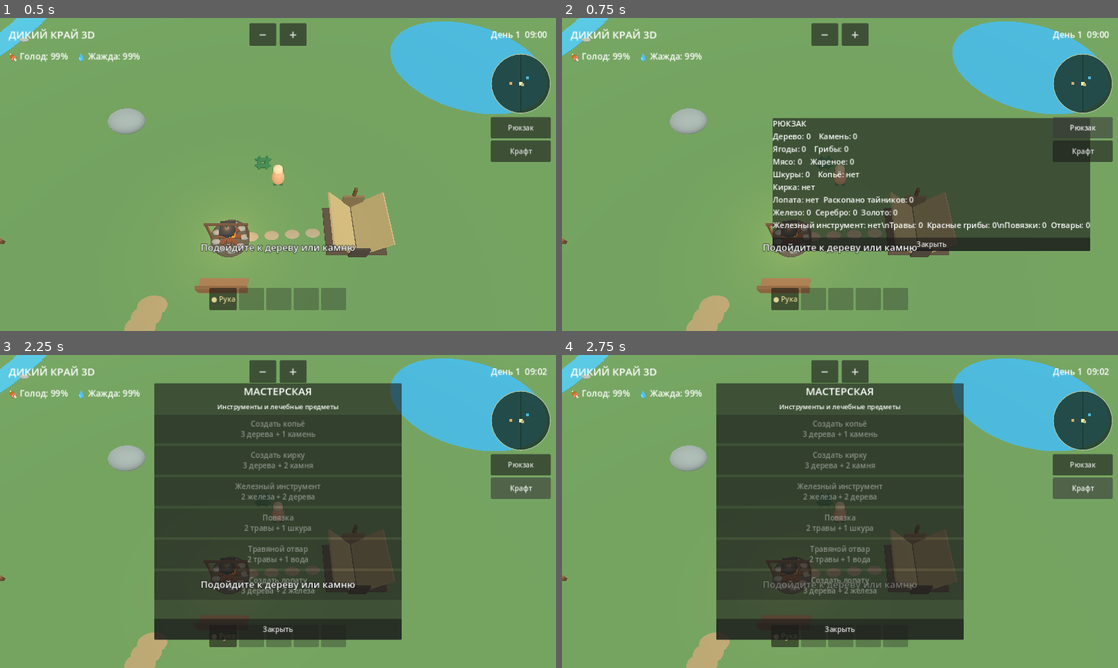
Above: before the commit, frames 1-4 (two rows, left to right).
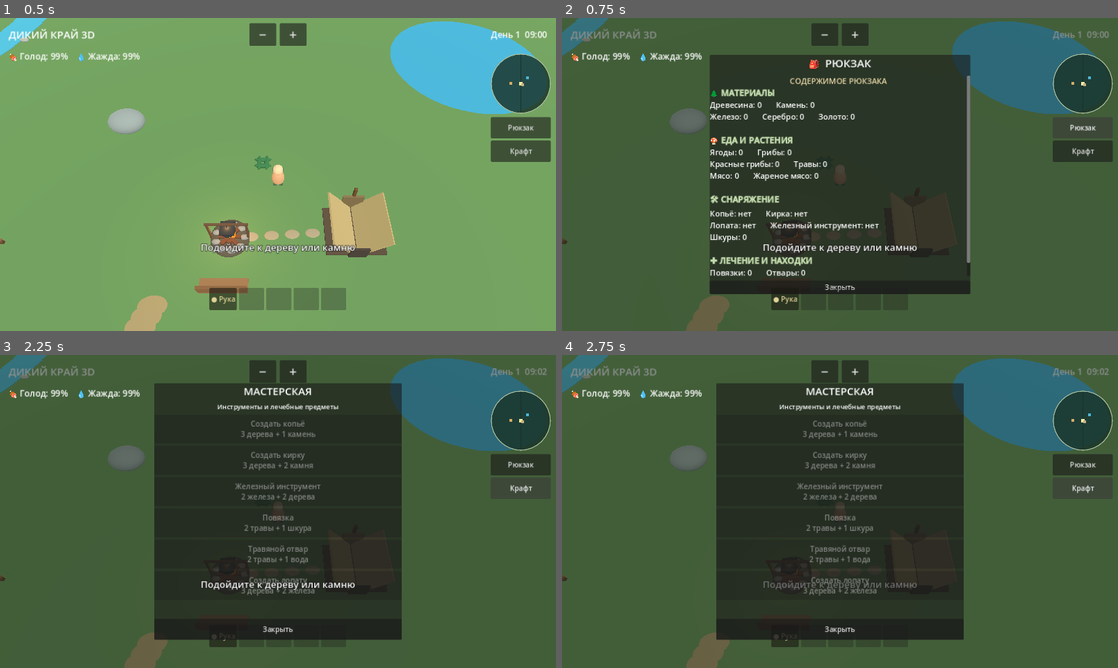
Above: after the commit, the same moments.

Repository: hjz2tz7cgv-ctrl/DikiyKrayGodot
Game: Godot game, scene res://scenes/main.tscn
Two runs of this game, one before a commit and one after it. Both use one fixed random seed, a clock stepped at 60 frames per second and the inputs below.
Inputs:
- Up to frame 1 (0.5 s): no input
- Up to frame 2 (0.75 s): click "Рюкзак" at 0.5 s
- Up to frame 3 (2.25 s): click "Закрыть" at 1.25 s; click "Крафт" at 2 s
- Up to frame 4 (2.75 s): no input

Frame 1 is identical in both runs. In frame 2, 88% of the frame differs, in the area x 0-100%, y 0-100%; in frame 3, 71%; in frame 4, 71%.

Commit message:
Add files via upload

Diff:
--- a/scripts/main.gd
+++ b/scripts/main.gd
@@ -106,7 +106,8 @@
 var last_hint_message := ""
 var progress_bar: ProgressBar
 var bag_panel: PanelContainer
-var bag_label: Label
+var bag_label: RichTextLabel
+var modal_shield: ColorRect
 var action_button: Button
 var nearby_button: Button
 var nearby_touch_ids: Dictionary = {}
@@ -889,16 +890,29 @@
     progress_bar.custom_minimum_size.y = 22
     progress_bar.visible = false
     bottom.add_child(progress_bar)
+    # Полноэкранный перехватчик касаний позади окон. Не пропускает ввод в 3D-мир.
+    modal_shield = ColorRect.new()
+    modal_shield.set_anchors_and_offsets_preset(Control.PRESET_FULL_RECT)
+    modal_shield.color = Color(0.04, 0.07, 0.05, 0.48)
+    modal_shield.mouse_filter = Control.MOUSE_FILTER_STOP
+    modal_shield.visible = false
+    root.add_child(modal_shield)
     bag_panel = PanelContainer.new()
     root.add_child(bag_panel)
     bag_panel.set_anchors_preset(Control.PRESET_CENTER)
-    bag_panel.offset_left = -155
-    bag_panel.offset_right = 155
-    bag_panel.offset_top = -130
-    bag_panel.offset_bottom = 130
+    var bag_screen := get_viewport().get_visible_rect().size
+    var bag_width := minf(600.0, bag_screen.x - 38.0)
+    var bag_height := minf(550.0, bag_screen.y - 44.0)
+    bag_panel.offset_left = -bag_width * 0.5
+    bag_panel.offset_right = bag_width * 0.5
+    bag_panel.offset_top = -bag_height * 0.5
+    bag_panel.offset_bottom = bag_height * 0.5
+    bag_panel.mouse_filter = Control.MOUSE_FILTER_STOP
     bag_panel.visible = false
     var bag_col := VBoxContainer.new()
-    bag_col.add_theme_constant_override("separation", 8)
+    bag_col.size_flags_horizontal = Control.SIZE_EXPAND_FILL
+    bag_col.size_flags_vertical = Control.SIZE_EXPAND_FILL
+    bag_col.add_theme_constant_override("separation", 10)
     bag_panel.add_child(bag_col)
     survival_label = Label.new()
     survival_label.set_anchors_preset(Control.PRESET_TOP_WIDE)
@@ -909,8 +923,20 @@
     survival_label.add_theme_font_size_override("font_size", 20)
     survival_label.mouse_filter = Control.MOUSE_FILTER_IGNORE
     root.add_child(survival_label)
-    bag_label = Label.new()
-    bag_label.add_theme_font_size_override("font_size", 18)
+    var bag_title := Label.new()
+    bag_title.text = "🎒  РЮКЗАК"
+    bag_title.horizontal_alignment = HORIZONTAL_ALIGNMENT_CENTER
+    bag_title.add_theme_font_size_override("font_size", 25)
+    bag_col.add_child(bag_title)
+    bag_label = RichTextLabel.new()
+    bag_label.bbcode_enabled = true
+    bag_label.scroll_active = true
+    bag_label.fit_content = false
+    bag_label.size_flags_horizontal = Control.SIZE_EXPAND_FILL
+    bag_label.size_flags_vertical = Control.SIZE_EXPAND_FILL
+    bag_label.add_theme_font_size_override("normal_font_size", 18)
+    bag_label.add_theme_font_size_override("bold_font_size", 19)
+    bag_label.mouse_filter = Control.MOUSE_FILTER_STOP
     bag_col.add_child(bag_label)
     # Рюкзак показывает только предметы; все действия вынесены в кнопку «Действие».
     # Действия у костра и воды теперь находятся рядом с объектами, не в рюкзаке.
@@ -987,6 +1013,7 @@
     craft_panel.offset_top = -craft_height * 0.5
     craft_panel.offset_bottom = craft_height * 0.5
     craft_panel.visible = false
+    craft_panel.mouse_filter = Control.MOUSE_FILTER_STOP
     var craft_layout := VBoxContainer.new()
     craft_layout.size_flags_horizontal = Control.SIZE_EXPAND_FILL
     craft_layout.size_flags_vertical = Control.SIZE_EXPAND_FILL
@@ -1185,6 +1212,8 @@
         action_menu.visible = false
         bag_panel.visible = false
         sleep_panel.visible = false
+    if modal_shield != null:
+        modal_shield.visible = _interface_modal_open()
     _update_ui()
 
 func _tool_owned(tool_id: String) -> bool:
@@ -1286,6 +1315,8 @@
         _release_gameplay_touches()
         action_menu.visible = false
         craft_panel.visible = false
+    if modal_shield != null:
+        modal_shield.visible = _interface_modal_open()
     _update_nearby_action()
     _update_ui()
 
@@ -1326,12 +1357,20 @@
         var hour := int(day_clock) % 24
         var minute := int((day_clock - floor(day_clock)) * 60.0)
         time_label.text = "День %d  %02d:%02d" % [day_count, hour, minute]
-    bag_label.text = "РЮКЗАК\nДерево: %d    Камень: %d\nЯгоды: %d    Грибы: %d\nМясо: %d    Жареное: %d\nШкуры: %d    Копьё: %s\nКирка: %s" % [inventory["wood"], inventory["stone"], inventory["berry"], inventory["mushroom"], inventory["meat"], inventory["cooked_meat"], inventory["hide"], "есть" if has_spear else "нет", "есть" if has_pickaxe else "нет"]
-    bag_label.text += "\nЛопата: %s  Раскопано тайников: %d" % ["есть" if has_shovel else "нет", _dug_cache_count()]
-    bag_label.text += "\nЖелезо: %d  Серебро: %d  Золото: %d\nЖелезный инструмент: %s" % [inventory["iron"], inventory["silver"], inventory["gold"], "есть" if has_iron_tool else "нет"]
-    bag_label.text += "\\nТравы: %d  Красные грибы: %d\\nПовязки: %d  Отвары: %d" % [inventory["herb"], inventory["poison_mushroom"], inventory["bandage"], inventory["herbal_tea"]]
+    var bag_text := "[center][color=#e8d7a8]СОДЕРЖИМОЕ РЮКЗАКА[/color][/center]\n"
+    bag_text += "[color=#c3dcae][b]🌲 МАТЕРИАЛЫ[/b][/color]\n"
+    bag_text += "Древесина: %d       Камень: %d\nЖелезо: %d       Серебро: %d       Золото: %d\n\n" % [inventory["wood"], inventory["stone"], inventory["iron"], inventory["silver"], inventory["gold"]]
+    bag_text += "[color=#c3dcae][b]🍄 ЕДА И РАСТЕНИЯ[/b][/color]\n"
+    bag_text += "Ягоды: %d       Грибы: %d\nКрасные грибы: %d       Травы: %d\nМясо: %d       Жареное мясо: %d\n\n" % [inventory["berry"], inventory["mushroom"], inventory["poison_mushroom"], inventory["herb"], inventory["meat"], inventory["cooked_meat"]]
+    bag_text += "[color=#c3dcae][b]🛠 СНАРЯЖЕНИЕ[/b][/color]\n"
+    bag_text += "Копьё: %s       Кирка: %s\nЛопата: %s       Железный инструмент: %s\nШкуры: %d\n\n" % ["есть" if has_spear else "нет", "есть" if has_pickaxe else "нет", "есть" if has_shovel else "нет", "есть" if has_iron_tool else "нет", inventory["hide"]]
+    bag_text += "[color=#c3dcae][b]✚ ЛЕЧЕНИЕ И НАХОДКИ[/b][/color]\n"
+    bag_text += "Повязки: %d       Отвары: %d\nРаскопано тайников: %d" % [inventory["bandage"], inventory["herbal_tea"], _dug_cache_count()]
     if cabin_note_found:
-        bag_label.text += "\nЗаписка из хижины: «03:17. Кто-то стоял у палатки...»"
+        bag_text += "\n\n[color=#e8d7a8][b]📜 ЗАПИСКА ИЗ ХИЖИНЫ[/b][/color]\n«03:17. Кто-то стоял у палатки...»"
+    bag_label.text = bag_text
+    if modal_shield != null:
+        modal_shield.visible = _interface_modal_open()
     if quickbar != null:
         _refresh_quickbar()
     _update_minimap()
@@ -1851,7 +1890,7 @@
         day_count += 1
     _update_lighting()
     _animate_pickup(delta)
-    if pending_index >= 0:
+    if pending_index >= 0 and not _interface_modal_open():
         var here := Vector2(player.position.x, player.position.z)
         if here.distance_to(pending_pos) <= 2.25:
             if pending_kind == "resource" and pending_index < resources.size() and resources[pending_index]["alive"]:
@@ -2028,6 +2067,8 @@
                 return
             if craft_button != null and craft_button.get_global_rect().has_point(event.position):
                 return
+            if modal_shield != null and modal_shield.visible:
+                return
             active_touches[event.index] = event.position
             var viewport_width := get_viewport().get_visible_rect().size.x
             var viewport_height := get_viewport().get_visible_rect().size.y
